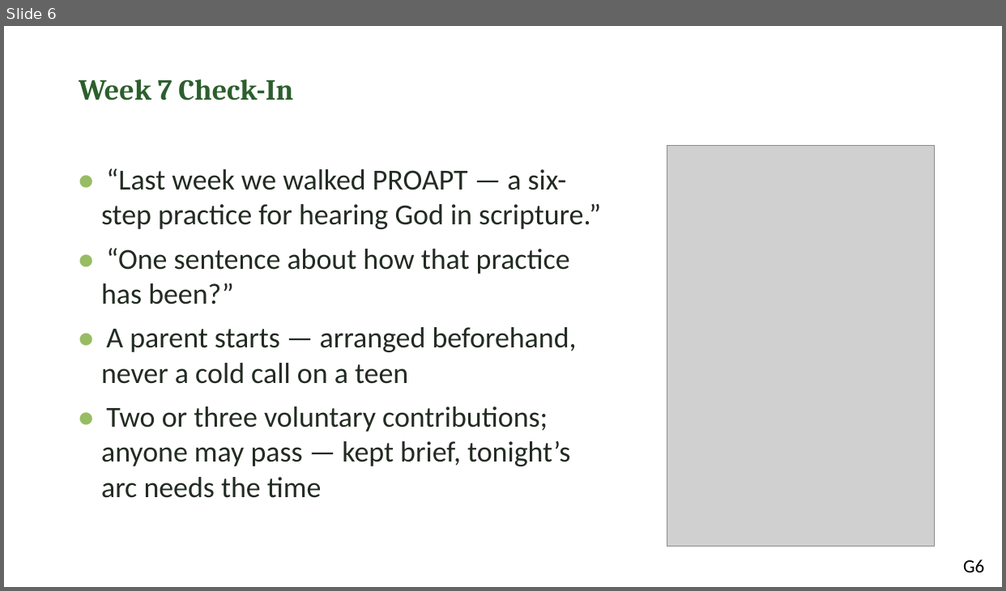
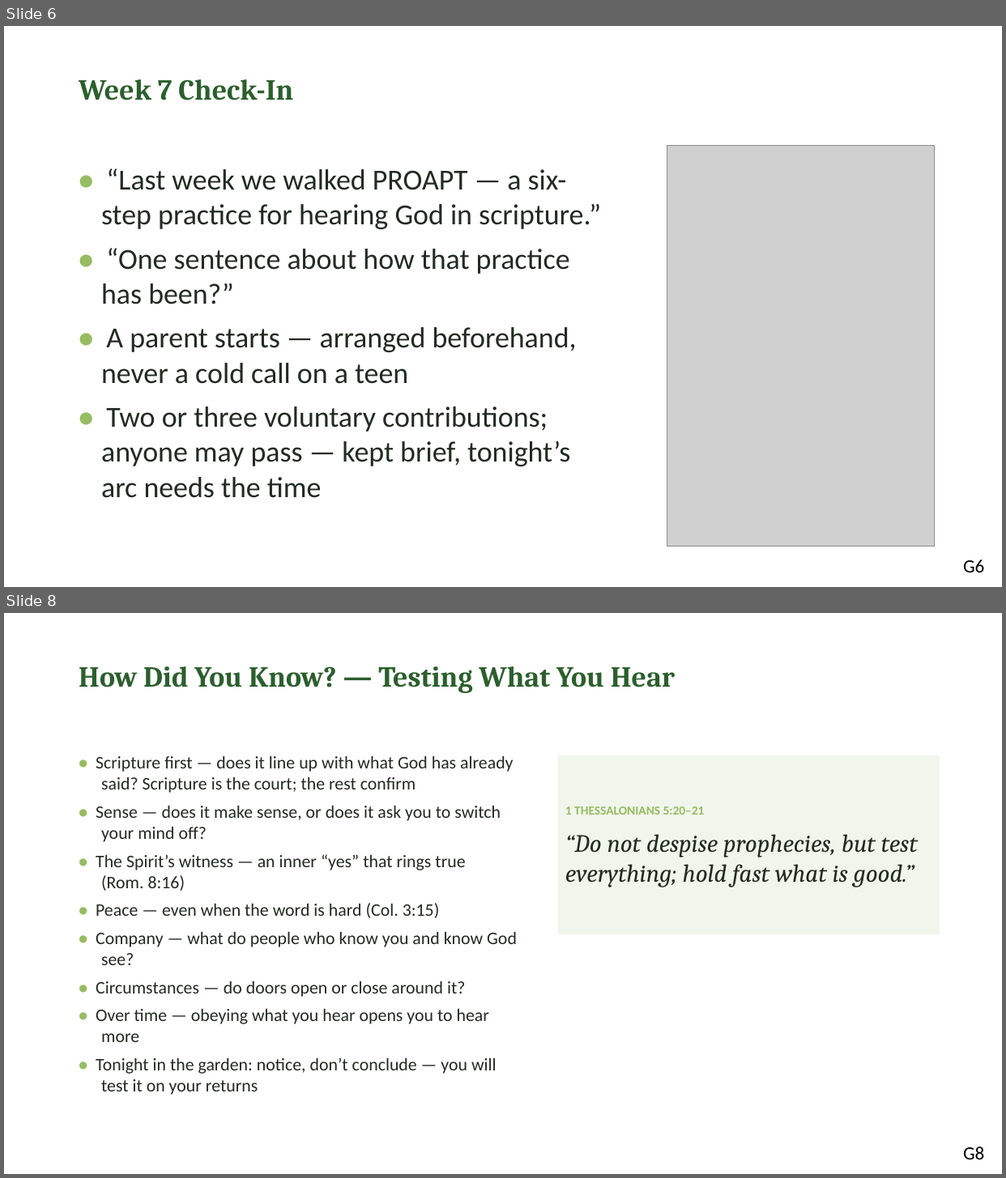
Before and after one commit to jgtittle-ministries/fellowship-of-the-heart-pilot-at-cca-dev, a slide deck: _implementation-notes/evening-series/FotH Evening Session 9-10 Combined Slides DRAFT v1.pptx. Shown one above the other, each under a label of ours: slide 6 before the commit, slides 6 and 8 after it; the slides between them are not shown. The pictures are 1006x591 and 1006x1178 pixels, drawn with LibreOffice and Linux fonts; fonts in the diff are those of the drawing; grey boxes stand for pictures. Boxes give left, top, right and bottom in pixels: in the first picture for what was removed or moved away, otherwise in the second. Text is boxed around its words. In the diff, an @@ line names an element or a change of style, - is before the commit and + after.

```diff
--- a/_implementation-notes/evening-series/FotH Evening Session 9-10 Combined Slides DRAFT v1.pptx
+++ b/_implementation-notes/evening-series/FotH Evening Session 9-10 Combined Slides DRAFT v1.pptx
@@ slide 8 added at bbox=[4, 613, 1002, 1174], background #FFFFFF @@
@@ text added at bbox=[79, 666, 675, 693], 28 pt, text #2C5F2D, bold @@
+How Did You Know? — Testing What You Hear
@@ text added at bbox=[96, 756, 517, 1095], 17 pt, text #222B22 @@
+• Scripture first — does it line up with what God has already said? Scripture is the court; the rest confirm
+• Sense — does it make sense, or does it ask you to switch your mind off?
+• The Spirit’s witness — an inner “yes” that rings true (Rom. 8:16)
+• Peace — even when the word is hard (Col. 3:15)
+• Company — what do people who know you and know God see?
+• Circumstances — do doors open or close around it?
+• Over time — obeying what you hear opens you to hear more
+• Tonight in the garden: notice, don’t conclude — you will test it on your returns
@@ rectangle added at bbox=[558, 756, 940, 935], fill #F1F6EC, 24 pt, text #222B22, italic @@
+1 THESSALONIANS 5:20–21
+“Do not despise prophecies, but test everything; hold fast what is good.”
@@ text added at bbox=[963, 1147, 984, 1160], 18 pt, text #000000 @@
+G8
```
Also in this commit, not shown: 10 slides changed, 1 other slide added, 9 other files.
